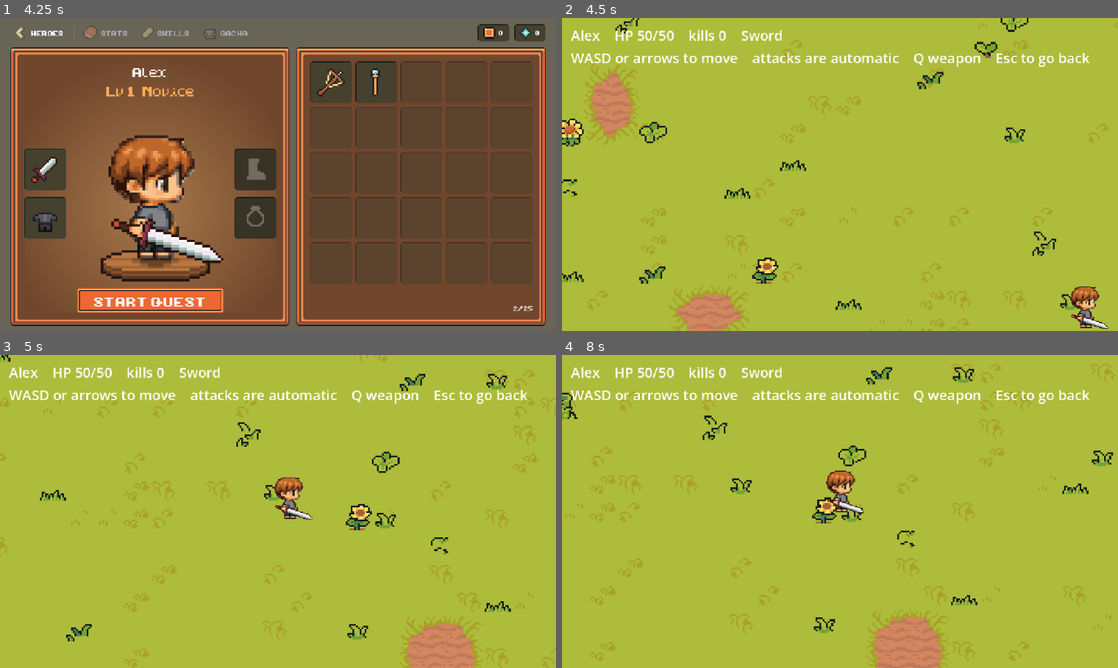
Above: before the commit, frames 1-4 (two rows, left to right).
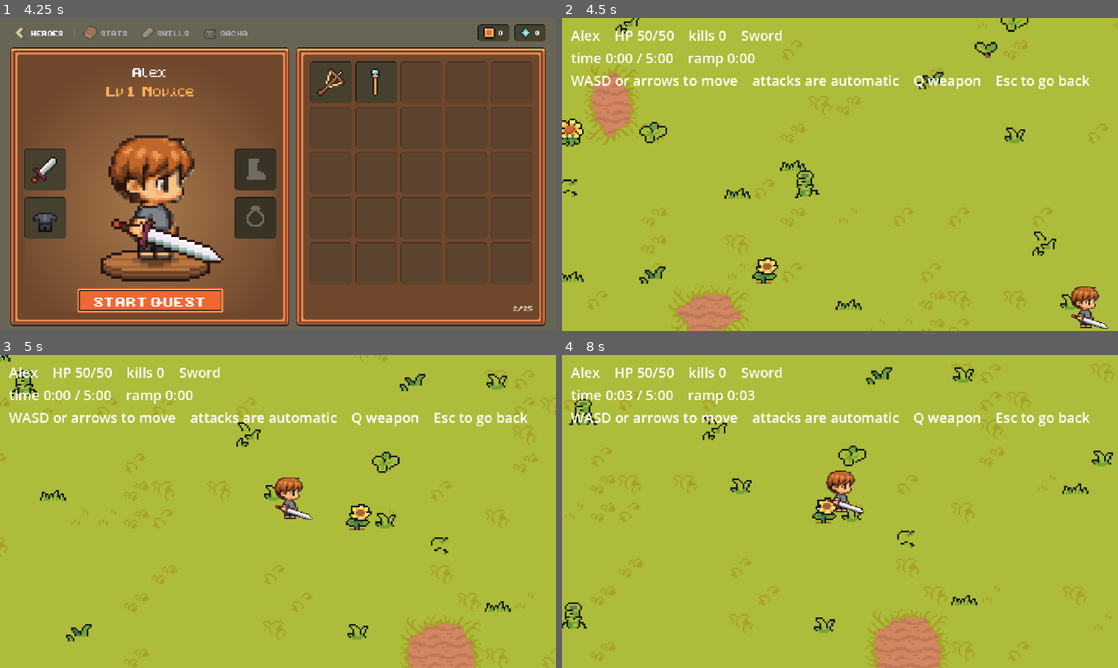
Above: after the commit, the same moments.

Repository: tthung1997/miniquest
Game: Godot game, scene res://scenes/main.tscn
Two runs of this game, one before a commit and one after it. Both use one fixed random seed, a clock stepped at 60 frames per second and the inputs below.
Inputs (mouse positions are in pixels of both pictures, inside the frame that each line leads up to):
- Up to frame 1 (4.25 s): click "+ NEW HERO" at 0.5 s; click (278, 177) at 1.27 s; type "Alex" at 1.35 s; click "+ NEW HERO" at 2 s; click "CREATE" at 2.75 s; click "PLAY" at 3.5 s
- Up to frame 2 (4.5 s): click "START QUEST" at 4.25 s
- Up to frame 3 (5 s): no input
- Up to frame 4 (8 s): tap Enter at 5 s; move the mouse to (962, 495) at 5.02 s; hold D (move_right) 5.03-5.75 s; tap E at 5.1 s; click (962, 495) at 5.17 s; tap Space at 5.27, 5.57 s; drag from (728, 527) to (851, 511) at 5.77 s; move the mouse to (895, 442) at 6.52 s; hold D (move_right) 6.53-7.25 s; tap B at 6.6 s; drag from (812, 574) to (673, 464) at 7.27 s

Frame 1 is identical in both runs. In frame 2, 3.0% of the frame differs, in the area x 1-95%, y 11-58%; in frame 3, 3.0%; in frame 4, 3.3%, in the area x 0-95%, y 11-88%.

Commit message:
Add the run director and level-shifted difficulty ramp
QuestData holds a quest's duration and one shared ramp (spawn interval, enemy
cap, enemy health and damage scale). A hero's level only shifts where on the
ramp the run starts. RunDirector keeps the clock, spawns enemies beyond the
screen along the ramp, reports kills and survival, and stops with the hero.

The Playground now uses it and shows the run clock and ramp position. Melee
swings also reach slightly behind the hero so enemies standing on top of
them are not missed.

Co-authored-by: Copilot App <223556219+Copilot@users.noreply.github.com>
Copilot-Session: f24a3e11-bd0c-4a47-b21e-aea8bc2387da

Diff:
--- /dev/null
+++ b/resources/quests/meadow_run.tres
@@ -0,0 +1,8 @@
+[gd_resource type="Resource" script_class="QuestData" format=3]
+
+[ext_resource type="Script" path="res://scripts/quests/quest_data.gd" id="1_quest"]
+
+[resource]
+script = ExtResource("1_quest")
+id = &"meadow_run"
+display_name = "Meadow"
--- a/scenes/dev/playground.tscn
+++ b/scenes/dev/playground.tscn
@@ -5,12 +5,12 @@
 [ext_resource type="PackedScene" path="res://scenes/arena/meadow.tscn" id="3_meadow"]
 [ext_resource type="PackedScene" path="res://scenes/enemies/enemy.tscn" id="4_enemy"]
 [ext_resource type="Resource" path="res://resources/enemies/bamboo.tres" id="5_bamboo"]
+[ext_resource type="Script" path="res://scripts/quests/run_director.gd" id="6_director"]
+[ext_resource type="Resource" path="res://resources/quests/meadow_run.tres" id="7_quest"]
 
 [node name="Playground" type="Node2D" unique_id=779494191]
 y_sort_enabled = true
 script = ExtResource("1_cp0t2")
-enemy_scene = ExtResource("4_enemy")
-enemy_data = ExtResource("5_bamboo")
 
 [node name="Meadow" parent="." instance=ExtResource("3_meadow")]
 
@@ -24,9 +24,14 @@
 [node name="Projectiles" type="Node2D" parent="."]
 z_index = 1
 
-[node name="SpawnTimer" type="Timer" parent="."]
-wait_time = 1.5
-autostart = true
+[node name="RunDirector" type="Node" parent="." node_paths=PackedStringArray("hero", "arena", "enemy_parent")]
+script = ExtResource("6_director")
+quest = ExtResource("7_quest")
+enemy_scene = ExtResource("4_enemy")
+enemy_data = ExtResource("5_bamboo")
+hero = NodePath("../Hero")
+arena = NodePath("../Meadow")
+enemy_parent = NodePath("..")
 
 [node name="HUD" type="CanvasLayer" parent="." unique_id=354693256]
 
@@ -40,4 +45,4 @@
 offset_left = 10.0
 offset_top = 8.0
 offset_right = 430.0
-offset_bottom = 54.0
+offset_bottom = 70.0
--- a/scripts/dev/playground.gd
+++ b/scripts/dev/playground.gd
@@ -5,31 +5,27 @@
 ## The hero walks the meadow arena, which is larger than the 640x360 viewport,
 ## so the camera follows and its limits are exercised at the tree line. Not
 ## shipped game code; it exists to check movement, facing, animation switching,
-## auto-attack and combat by hand. The hero attacks on its own, enemies keep
-## arriving from beyond the screen, and Q cycles the weapon.
+## auto-attack, combat and the run's ramp by hand. The hero attacks on its own,
+## a RunDirector sends enemies in from beyond the screen along the quest's ramp,
+## and Q cycles the weapon.
 
 ## Raised when the player asks to leave, so whatever opened this scene can
 ## return to the hub. Nothing listens when the scene is run on its own.
 signal back_requested
 
 const WEAPON_IDS: Array[StringName] = [&"sword", &"crossbow", &"wand"]
-## How far from the hero enemies appear: past the screen's half-width of 320.
-const SPAWN_DISTANCE: float = 360.0
-const MAX_ENEMIES: int = 12
-
-@export var enemy_scene: PackedScene
-@export var enemy_data: EnemyData
 
 var _hero_name: String = ""
-var _enemy_count: int = 0
 var _kills: int = 0
+var _survived: bool = false
+var _run_started: bool = false
 
 @onready var hero: Hero = $Hero
 @onready var _arena: ArenaMap = $Meadow
 @onready var _camera: Camera2D = $Hero/Camera
 ## Kept above the y-sorted hero and trees, so shots are never hidden.
 @onready var _projectiles: Node2D = $Projectiles
-@onready var _spawn_timer: Timer = $SpawnTimer
+@onready var _director: RunDirector = $RunDirector
 @onready var _readout: Label = $HUD/Root/Readout
 
 
@@ -45,15 +41,21 @@
 	_camera.limit_right = limits.end.x
 	_camera.limit_bottom = limits.end.y
 	hero.projectile_released.connect(_on_hero_projectile_released)
-	hero.died.connect(_on_hero_died)
-	_spawn_timer.timeout.connect(_spawn_enemy)
+	hero.died.connect(_director.stop)
+	_director.enemy_killed.connect(_on_enemy_killed)
+	_director.survived.connect(_on_run_survived)
+	# A saved hero is shown right after this scene is added, which starts the
+	# run at their level; this only covers the scene being run on its own.
+	_start_standalone_run.call_deferred()
 	_refresh()
 
 
-## Dress the hero as `data` and name them in the readout.
+## Dress the hero as `data`, name them in the readout, and start the run at
+## their level.
 func show_hero(data: HeroData) -> void:
 	_hero_name = data.hero_name
 	hero.apply(data)
+	_start_run(data.level)
 	_refresh()
 
 
@@ -87,36 +89,22 @@
 	_refresh()
 
 
-## Bring one enemy in from a random direction, just beyond the screen and
-## inside the arena's walls.
-func _spawn_enemy() -> void:
-	if _enemy_count >= MAX_ENEMIES or enemy_scene == null or enemy_data == null:
-		return
-	var node: Node = enemy_scene.instantiate()
-	if node is not Enemy:
-		push_error("Playground: enemy_scene must have an Enemy root.")
-		node.free()
-		return
-
-	var enemy: Enemy = node
-	enemy.data = enemy_data
-	enemy.target = hero
-	var playable: Rect2 = _arena.playable_rect
-	playable.position += _arena.position
-	var spot: Vector2 = hero.position + Vector2.from_angle(randf() * TAU) * SPAWN_DISTANCE
-	enemy.position = spot.clamp(playable.position, playable.end)
-	enemy.died.connect(_on_enemy_died)
-	_enemy_count += 1
-	add_child(enemy)
+func _start_standalone_run() -> void:
+	if not _run_started:
+		_start_run(1)
 
 
-func _on_enemy_died(_enemy: Enemy) -> void:
-	_enemy_count -= 1
+func _start_run(level: int) -> void:
+	_run_started = true
+	_director.start(level)
+
+
+func _on_enemy_killed(_enemy: Enemy) -> void:
 	_kills += 1
 
 
-func _on_hero_died() -> void:
-	_spawn_timer.stop()
+func _on_run_survived() -> void:
+	_survived = true
 
 
 func _on_hero_projectile_released(projectile: Projectile) -> void:
@@ -124,9 +112,11 @@
 
 
 func _refresh() -> void:
-	var status: String = "DEFEATED" if hero.is_dead() else "HP %d/%d" % [
-		ceili(hero.health.current), roundi(hero.health.maximum)
-	]
+	var status: String = "HP %d/%d" % [ceili(hero.health.current), roundi(hero.health.maximum)]
+	if hero.is_dead():
+		status = "DEFEATED"
+	elif _survived:
+		status = "SURVIVED"
 	_readout.text = (
 		"%s%s    kills %d    %s\n"
 		% [
@@ -135,5 +125,17 @@
 			_kills,
 			hero.weapon.get_display_name() if hero.weapon != null else "no weapon",
 		]
+		+ "time %s / %s    ramp %s\n"
+		% [
+			_clock(_director.elapsed),
+			_clock(_director.quest.duration),
+			_clock(_director.ramp_time()),
+		]
 		+ "WASD or arrows to move    attacks are automatic    Q weapon    Esc to go back"
 	)
+
+
+## `seconds` as minutes and seconds, such as 4:05.
+func _clock(seconds: float) -> String:
+	var whole: int = floori(seconds)
+	return "%d:%02d" % [floori(whole / 60.0), whole % 60]
--- a/scripts/enemies/enemy.gd
+++ b/scripts/enemies/enemy.gd
@@ -21,6 +21,11 @@
 
 @export var data: EnemyData
 
+## Multipliers on the template's health and contact damage, set by a spawner
+## before the enemy is added to the tree.
+var health_scale: float = 1.0
+var damage_scale: float = 1.0
+
 ## Who it chases and hurts. Nothing is chased while it is null.
 var target: Hero = null
 var health: Health = null
@@ -37,7 +42,7 @@
 		push_error("Enemy '%s' has no EnemyData." % name)
 		set_physics_process(false)
 		return
-	health = Health.new(data.max_health)
+	health = Health.new(data.max_health * health_scale)
 	health.died.connect(_on_health_died)
 	_sprite.sprite_frames = data.frames
 	_sprite.play(&"walk")
@@ -83,7 +88,7 @@
 	for body: Node2D in _contact.get_overlapping_bodies():
 		if body is Hero:
 			var hero: Hero = body
-			hero.take_damage(data.contact_damage)
+			hero.take_damage(data.contact_damage * damage_scale)
 			_contact_cooldown = data.contact_interval
 			return
 
--- a/scripts/hero.gd
+++ b/scripts/hero.gd
@@ -25,6 +25,9 @@
 ## Health of a hero that has not been dressed from a saved HeroData, such as one
 ## placed in a scene run on its own.
 const DEFAULT_MAX_HEALTH: float = 50.0
+## How far behind the hero a melee swing still reaches, so an enemy standing on
+## top of the hero is hit whichever side of their centre it is on.
+const MELEE_REACH_BEHIND: float = 12.0
 
 @export_group("Movement")
 @export_range(10.0, 400.0, 5.0) var speed: float = 70.0
@@ -203,7 +206,7 @@
 	var damage: float = _damage_of(data)
 	var facing: float = 1.0 if _doll.is_facing_right() else -1.0
 	for enemy: Enemy in _sensor.enemies_within(global_position, data.attack_range):
-		if (enemy.global_position.x - global_position.x) * facing >= 0.0:
+		if (enemy.global_position.x - global_position.x) * facing >= -MELEE_REACH_BEHIND:
 			enemy.take_damage(damage)
 
 
--- /dev/null
+++ b/scripts/quests/quest_data.gd
@@ -0,0 +1,71 @@
+class_name QuestData
+extends Resource
+## One quest's clock and difficulty ramp. Instances live in resources/quests/.
+##
+## There is one ramp per quest, shared by every hero (DESIGN.md section 4). A
+## hero's level only decides where on it the run starts, so a run covers the
+## ramp from start_for(level) for `duration` seconds. The ramp itself is a
+## handful of values that rise from their `_start` to their `_end` as the ramp
+## time goes from zero to ramp_length(), bent by `ramp_exponent`.
+##
+## All the numbers are placeholders, to be tuned by play.
+
+@export var id: StringName = &""
+@export var display_name: String = ""
+
+@export_group("Run")
+## How long a run lasts, for every hero. Surviving this long wins it.
+@export_range(30.0, 1800.0, 1.0, "suffix:s") var duration: float = 300.0
+
+@export_group("Level shift")
+## Seconds of ramp a hero skips for each level above 1.
+@export_range(0.0, 60.0, 0.5, "suffix:s") var start_per_level: float = 5.0
+## The most ramp a hero can skip, however high their level.
+@export_range(0.0, 600.0, 1.0, "suffix:s") var start_cap: float = 120.0
+
+@export_group("Ramp")
+## Above 1 the ramp stays gentle for longer and bites late; below 1 it bites
+## early and levels off.
+@export_range(0.25, 4.0, 0.05) var ramp_exponent: float = 1.0
+## Seconds between one enemy arriving and the next.
+@export_range(0.05, 10.0, 0.05, "suffix:s") var spawn_interval_start: float = 1.5
+@export_range(0.05, 10.0, 0.05, "suffix:s") var spawn_interval_end: float = 0.3
+## Most enemies alive at once.
+@export_range(1, 500) var max_alive_start: int = 8
+@export_range(1, 500) var max_alive_end: int = 50
+## Multipliers on every enemy's health and contact damage.
+@export_range(0.1, 50.0, 0.1) var health_scale_start: float = 1.0
+@export_range(0.1, 50.0, 0.1) var health_scale_end: float = 4.0
+@export_range(0.1, 50.0, 0.1) var damage_scale_start: float = 1.0
+@export_range(0.1, 50.0, 0.1) var damage_scale_end: float = 2.0
+
+
+## Where on the ramp, in seconds, a hero of `level` begins.
+func start_for(level: int) -> float:
+	return minf(start_cap, start_per_level * maxi(level - 1, 0))
+
+
+## The whole ramp, in seconds: everything a run can reach.
+func ramp_length() -> float:
+	return start_cap + duration
+
+
+## How far along the ramp `ramp_time` is, from 0.0 to 1.0, after bending.
+func progress_at(ramp_time: float) -> float:
+	return pow(clampf(ramp_time / ramp_length(), 0.0, 1.0), ramp_exponent)
+
+
+func spawn_interval_at(progress: float) -> float:
+	return lerpf(spawn_interval_start, spawn_interval_end, progress)
+
+
+func max_alive_at(progress: float) -> int:
+	return roundi(lerpf(max_alive_start, max_alive_end, progress))
+
+
+func health_scale_at(progress: float) -> float:
+	return lerpf(health_scale_start, health_scale_end, progress)
+
+
+func damage_scale_at(progress: float) -> float:
+	return lerpf(damage_scale_start, damage_scale_end, progress)
--- /dev/null
+++ b/scripts/quests/run_director.gd
@@ -0,0 +1,114 @@
+class_name RunDirector
+extends Node
+## Runs a quest's clock and feeds the arena enemies along its ramp.
+##
+## Call start() with the hero's level. From then on it counts the run's time,
+## spawns enemies just beyond the screen as fast as the ramp allows, scales
+## their health and damage with it, and announces when the hero has survived
+## the whole duration. Everything it needs is wired in the editor; it does not
+## reach up the tree. It owns no rewards, results or scene changes: it reports
+## kills and survival and leaves the rest to whoever runs the quest.
+
+## An enemy it spawned died.
+signal enemy_killed(enemy: Enemy)
+## The run's full duration passed with the hero alive. Spawning has stopped.
+signal survived
+
+## How far from the hero enemies appear: past the screen's half-width of 320.
+const SPAWN_DISTANCE: float = 360.0
+
+@export var quest: QuestData
+@export var enemy_scene: PackedScene
+@export var enemy_data: EnemyData
+## Whom the enemies chase, and around whom they appear.
+@export var hero: Hero
+## Enemies appear inside its playable_rect.
+@export var arena: ArenaMap
+## What spawned enemies are added to. Make it the y-sorted level node so they
+## pass in front of and behind the hero and the trees.
+@export var enemy_parent: Node2D
+
+## Seconds of this run so far, up to the quest's duration.
+var elapsed: float = 0.0
+## Where on the ramp the run began, from the hero's level.
+var ramp_start: float = 0.0
+
+var _running: bool = false
+var _spawn_cooldown: float = 0.0
+var _alive: int = 0
+
+
+## Begin a run for a hero of `level`, starting the clock from zero.
+func start(hero_level: int) -> void:
+	if quest == null or enemy_scene == null or enemy_data == null:
+		push_error("RunDirector: quest, enemy_scene and enemy_data must be set.")
+		return
+	if hero == null or arena == null or enemy_parent == null:
+		push_error("RunDirector: hero, arena and enemy_parent must be set.")
+		return
+	elapsed = 0.0
+	ramp_start = quest.start_for(hero_level)
+	_spawn_cooldown = 0.0
+	_alive = 0
+	_running = true
+
+
+## Stop spawning and counting, as when the hero dies. Enemies already out stay.
+func stop() -> void:
+	_running = false
+
+
+func is_running() -> bool:
+	return _running
+
+
+## Where on the ramp the run is now, in seconds.
+func ramp_time() -> float:
+	return ramp_start + elapsed
+
+
+func time_left() -> float:
+	return maxf(quest.duration - elapsed, 0.0) if quest != null else 0.0
+
+
+func _process(delta: float) -> void:
+	if not _running:
+		return
+
+	elapsed = minf(elapsed + delta, quest.duration)
+	var progress: float = quest.progress_at(ramp_time())
+	_spawn_cooldown = maxf(_spawn_cooldown - delta, 0.0)
+	if is_zero_approx(_spawn_cooldown) and _alive < quest.max_alive_at(progress):
+		_spawn(progress)
+		_spawn_cooldown = quest.spawn_interval_at(progress)
+
+	if elapsed >= quest.duration:
+		_running = false
+		survived.emit()
+
+
+## Bring one enemy in from a random direction, inside the arena's walls.
+func _spawn(progress: float) -> void:
+	var node: Node = enemy_scene.instantiate()
+	if node is not Enemy:
+		push_error("RunDirector: enemy_scene must have an Enemy root.")
+		node.free()
+		return
+
+	var enemy: Enemy = node
+	enemy.data = enemy_data
+	enemy.target = hero
+	enemy.health_scale = quest.health_scale_at(progress)
+	enemy.damage_scale = quest.damage_scale_at(progress)
+	var playable: Rect2 = arena.playable_rect
+	playable.position += arena.global_position
+	var spot: Vector2 = hero.global_position + Vector2.from_angle(randf() * TAU) * SPAWN_DISTANCE
+	enemy.position = enemy_parent.to_local(spot.clamp(playable.position, playable.end))
+	enemy.died.connect(_on_enemy_died)
+	_alive += 1
+	enemy_parent.add_child(enemy)
+
+
+func _on_enemy_died(enemy: Enemy) -> void:
+	_alive -= 1
+	enemy_killed.emit(enemy)
Not shown, added: scripts/quests/quest_data.gd.uid
Not shown, added: scripts/quests/run_director.gd.uid
Not shown, changed: DESIGN.md
